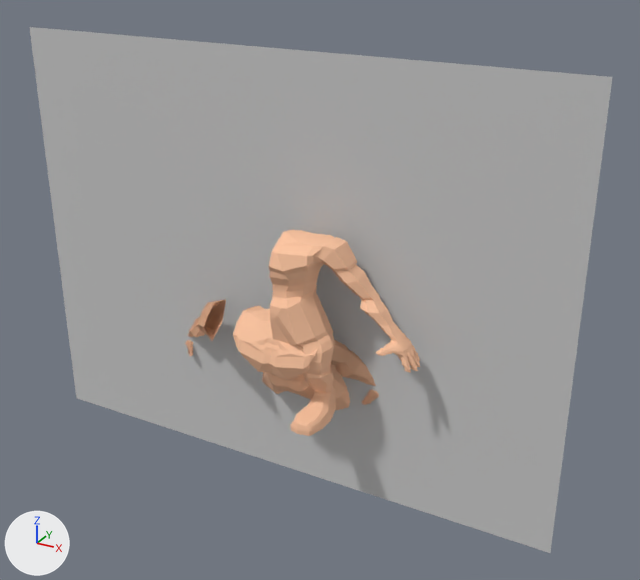
The FBX model GameArt/Assets/Mesh/Boss/boss_Model_Export.FBX as it was, and as the next commit left it.
Camera for both pictures: a camera (50 mm lens) standing at (2.04, -3.17, 2.16) and looking at (0.2, 0.17, 0.5). The lights are fixed; the arrows at lower left show +X, +Y and +Z. Where no turn or scale is listed for an object, it has been applied to the vertices.

The first picture shows 'BossRef1', 'Ref', 'Ref001', 'arm', 'leg'.
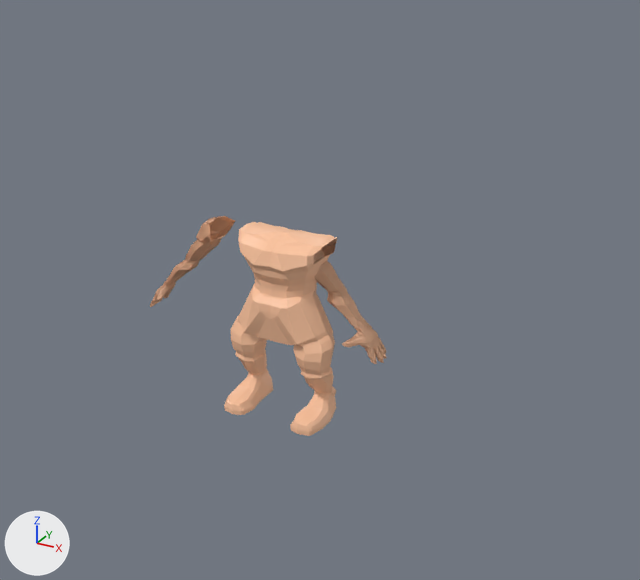
Pixel boxes [x1, y1, x2, y2] of what changed, in the pictures (640 x 580 px):
'BossRef1', deleted: before [29, 27, 612, 553]
'Ref', moved, turned: before [233, 306, 349, 402]; after [235, 222, 338, 348]
'Ref001', deleted (beige): before [269, 230, 420, 436]
'leg', moved, turned: before [336, 394, 350, 410]; after [290, 335, 336, 436]
'arm', moved, turned (not visible afterwards): before [185, 299, 379, 405]
'arm001', unchanged, uncovered by the edit: after [150, 216, 386, 364]
'legR', unchanged, uncovered by the edit: before [262, 372, 284, 394]; after [224, 318, 273, 415]

The change in detail:
Object 'leg' (ob_leg) turns from (43, 0, 0) to (0, 0, 0) degrees about x, y and z.
Object 'leg' (ob_leg) moves from (0.16, 0.457, -0.183) to (0.16, 0.0, 0.0).
Object 'arm' (ob_arm) turns from (43, 0, 0) to (0, 0, 0) degrees about x, y and z.
Object 'arm' (ob_arm) moves from (0.0, 0.457, -0.183) to (0.0, 0.0, 0.0).
Object 'BossRef1' (ob_bossref1) is deleted.
Object 'Ref001' (ob_ref001) is deleted.
Object 'Ref' (ob_ref) turns from (43, 0, 0) to (0, 0, 0) degrees about x, y and z.
Object 'Ref' (ob_ref) moves from (0.16, 0.457, -0.183) to (0.16, 0.0, 0.0).
